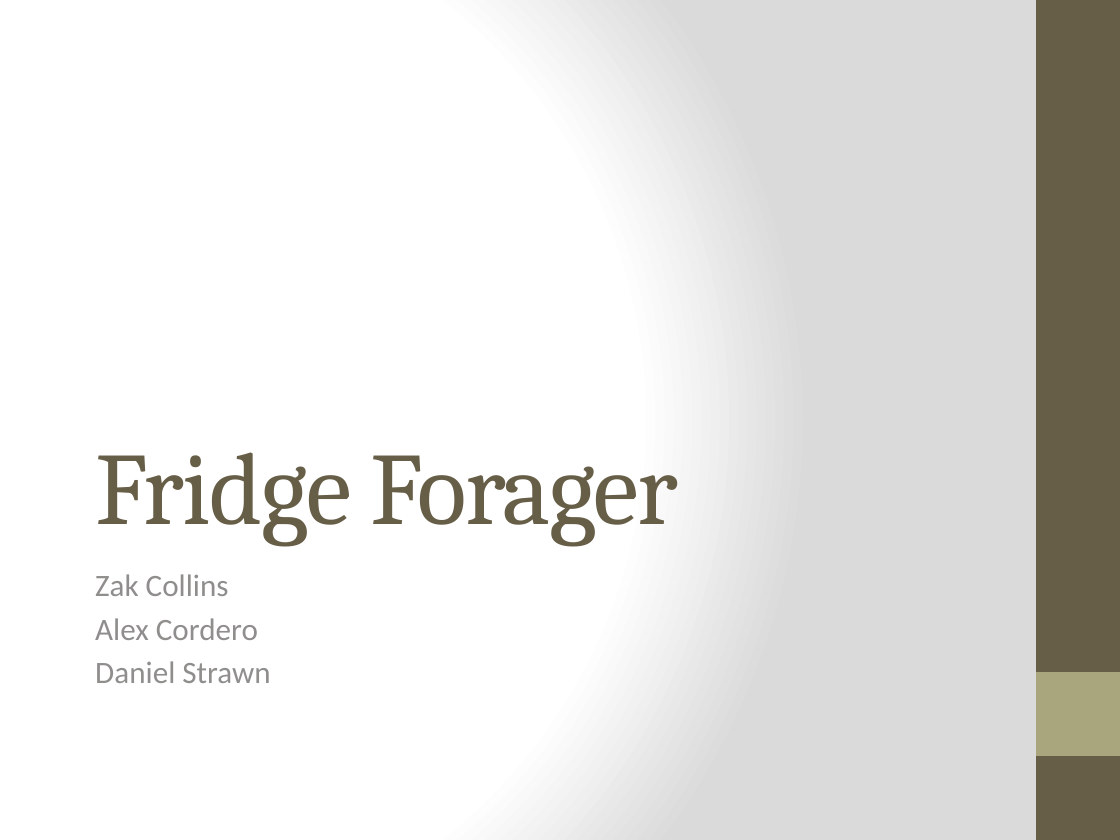
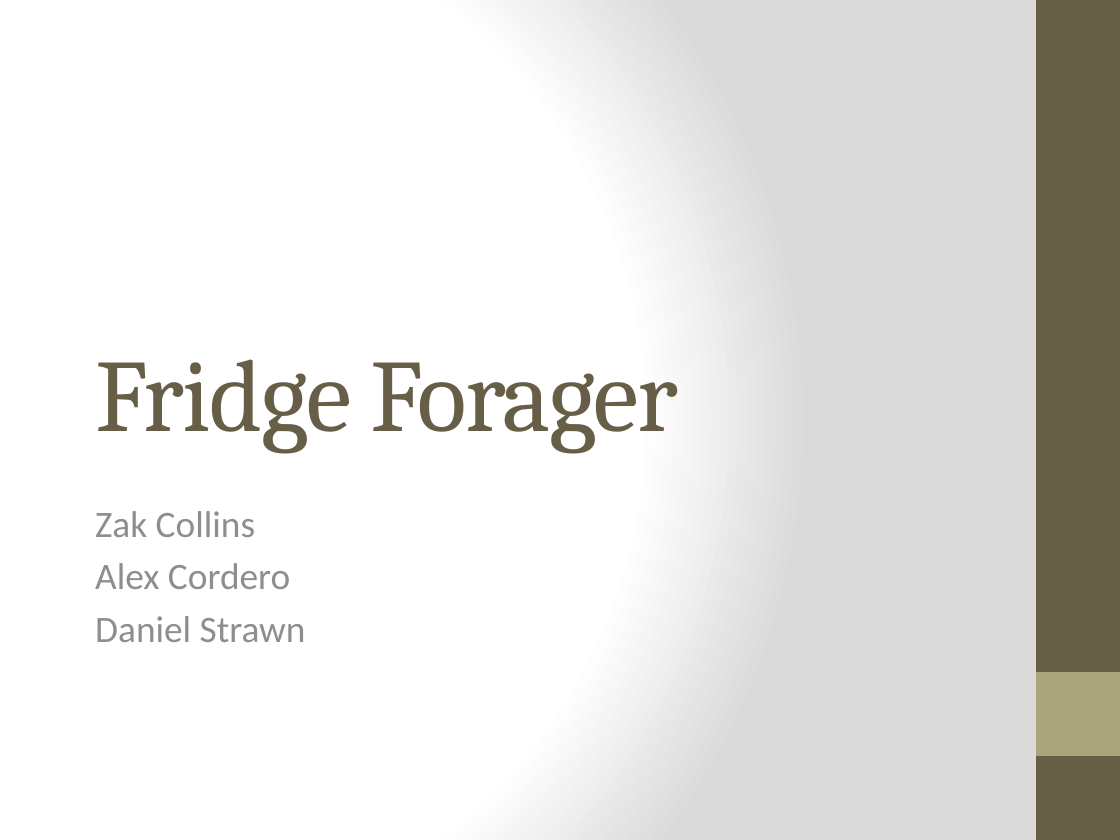
Before and after one commit to nzimmermann/3308-Group_Project, a slide deck: slide 1 of SoftwareProjectPresentation.pptx. Drawn at 1120x840 pixels with LibreOffice and Linux fonts; fonts in the diff are those of the drawing. Boxes give left, top, right and bottom in pixels: in the first picture for what was removed or moved away, otherwise in the second. Text is boxed around its words. In the diff, an @@ line names an element or a change of style, - is before the commit and + after.

```diff
--- a/SoftwareProjectPresentation.pptx
+++ b/SoftwareProjectPresentation.pptx
@@ title "Fridge Forager": place and size @@
-title "Fridge Forager" at bbox=[95, 452, 678, 546]
+title "Fridge Forager" at bbox=[95, 359, 678, 453]
@@ subtitle "Zak Collins": place and size @@
-subtitle "Zak Collins" at bbox=[95, 574, 270, 683]
+subtitle "Zak Collins" at bbox=[95, 511, 306, 642]
@@ subtitle "Zak Collins" at bbox=[95, 511, 306, 642]: size 20 to 24 pt @@
```
Also in this commit, not shown: 6 other slides changed.
